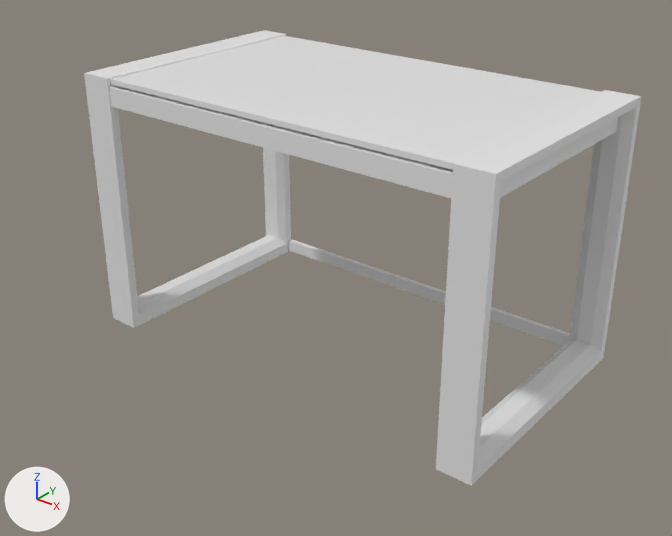
Before and after pictures for a commit that changed the glTF model public/models/desk/desk1.glb.
The view is the same before and after, from a 50 mm camera at (1.343, -1.768, 1.271) aimed at (0.04, -0.139, 0.261). The axes (+X, +Y, +Z) are drawn at lower left. The lights are the same throughout. The older version comes first. Vertices at exactly the same position are counted once.

Names of what the first picture shows: 'carcus', 'top'.
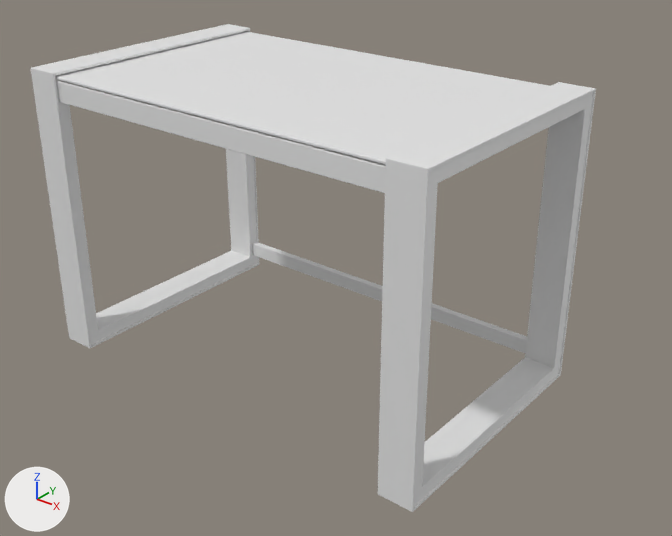
Changed parts and their boxes [x1, y1, x2, y2] in the pictures (672 x 536 px):
```json
{"object": "carcus", "change": "deleted", "before": [84, 30, 642, 485]}
{"object": "leg-right", "change": "added", "after": [378, 82, 596, 512]}
{"object": "top", "change": "reshaped", "before": [110, 36, 600, 170], "after": [55, 32, 549, 164]}
{"object": "leg-left", "change": "added", "after": [30, 24, 259, 348]}
{"object": "front-skirt", "change": "added", "after": [57, 80, 386, 193]}
{"object": "back-support", "change": "added", "after": [252, 242, 527, 353]}
```

Edits to the scene script, one JSON object a line:
```json
{"op": "add", "block": "mat_wood_2", "code": ["mat_wood_2 = principled_material('wood-2')", "mat_wood_2.base_color = (0.8, 0.8, 0.8)  # white #e7e7e7"]}
{"block": "me_cube_196", "where": "# used by ob_top; location = (0.0, 0.0, 0.0)"}
{"op": "remove", "block": "me_cube_196", "code": "me_cube_196.from_pydata(...)  # 20 vertices, 36 faces; spans x -0.495..0.495, y -0.353..0.287, z 0.675..0.693"}
{"op": "remove", "block": "me_cube_196", "code": "me_cube_196.materials.append(mat_wood_top)  # white #e7e7e7"}
{"op": "add", "block": "me_cube_196", "code": "me_cube_196.from_pydata(...)  # 82 vertices, 160 faces; spans x -0.51..0.456, y -0.501..0.144, z 0.708..0.727"}
{"block": "me_cube_196", "change": "me_cube_196 part 1: the whole mesh is rebuilt"}
{"op": "add", "block": "me_cube_196", "code": "me_cube_196.materials.append(mat_wood_carcus)  # white #e7e7e7"}
{"op": "add", "block": "me_cube_003", "code": ["me_cube_003 = bpy.data.meshes.new('Cube.003')", "me_cube_003.from_pydata(...)  # 190 vertices, 376 faces; spans x -0.529..0.475, y -0.501..-0.473, z 0.667..0.718", "me_cube_003.materials.append(mat_wood_2)  # white #e7e7e7"]}
{"op": "add", "block": "me_cube_002_1", "code": ["me_cube_002_1 = bpy.data.meshes.new('Cube.002')", "me_cube_002_1.from_pydata(...)  # 903 vertices, 1806 faces; spans x -0.589..-0.5, y -0.509..0.151, z 0.0..0.737", "me_cube_002_1.materials.append(mat_wood_2)  # white #e7e7e7"]}
{"op": "add", "block": "me_cube_001", "code": ["me_cube_001 = bpy.data.meshes.new('Cube.001')", "me_cube_001.from_pydata(...)  # 903 vertices, 1806 faces; spans x 0.446..0.535, y -0.509..0.151, z 0.0..0.737", "me_cube_001.materials.append(mat_wood_2)  # white #e7e7e7"]}
{"op": "add", "block": "me_cube_120", "code": ["me_cube_120 = bpy.data.meshes.new('Cube.120')", "me_cube_120.from_pydata(...)  # 28 vertices, 52 faces; spans x -0.529..0.475, y 0.125..0.144, z 0.043..0.081", "me_cube_120.materials.append(mat_wood_2)  # white #e7e7e7"]}
{"op": "remove", "block": "ob_carcus", "code": ["ob_carcus = bpy.data.objects.new('carcus', me_cube_002)", "ob_carcus.location = (0.0, 0.0, 0.0)"]}
{"op": "add", "block": "ob_front_skirt", "code": ["ob_front_skirt = bpy.data.objects.new('front-skirt', me_cube_003)", "ob_front_skirt.location = (0.0, 0.0, 0.0)"]}
{"op": "add", "block": "ob_leg_left", "code": ["ob_leg_left = bpy.data.objects.new('leg-left', me_cube_002_1)", "ob_leg_left.location = (0.0, 0.0, 0.0)"]}
{"op": "add", "block": "ob_leg_right", "code": ["ob_leg_right = bpy.data.objects.new('leg-right', me_cube_001)", "ob_leg_right.location = (0.0, 0.0, 0.0)"]}
{"op": "add", "block": "ob_back_support", "code": ["ob_back_support = bpy.data.objects.new('back-support', me_cube_120)", "ob_back_support.location = (0.0, 0.0, 0.0)"]}
```
